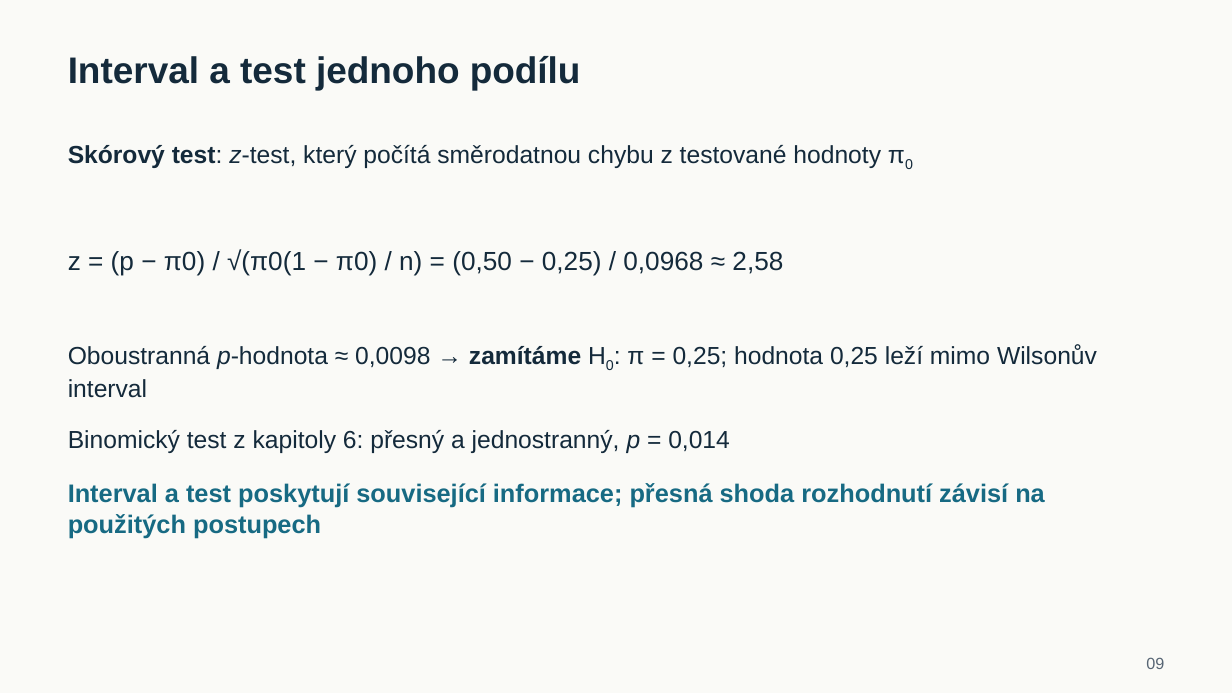
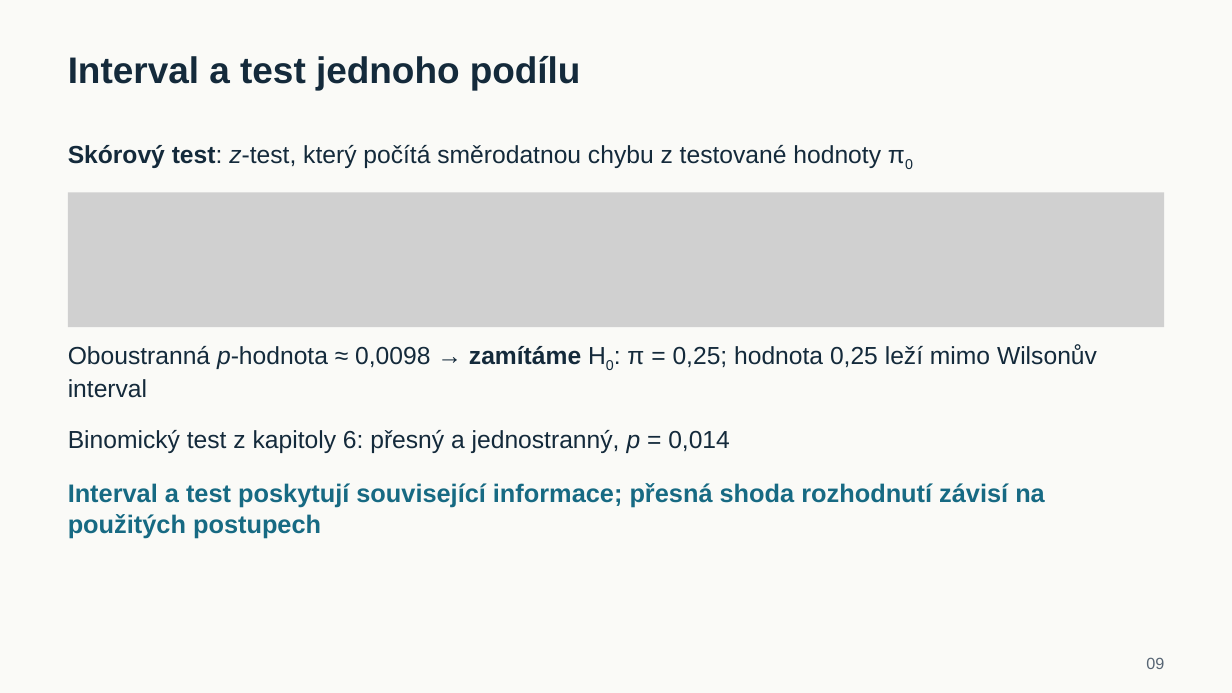
Before and after one commit to reckak/statistics-for-psychology, a slide deck: slide 9 of presentations/kapitola_09/kapitola_09_podily_a_kategorialni_data.pptx. Drawn at 1232x693 pixels with LibreOffice and Linux fonts; fonts in the diff are those of the drawing; grey boxes stand for pictures. Boxes give left, top, right and bottom in pixels: in the first picture for what was removed or moved away, otherwise in the second. Text is boxed around its words. In the diff, an @@ line names an element or a change of style, - is before the commit and + after.

```diff
--- a/presentations/kapitola_09/kapitola_09_podily_a_kategorialni_data.pptx
+++ b/presentations/kapitola_09/kapitola_09_podily_a_kategorialni_data.pptx
@@ picture added at (68, 192, 1164, 327) @@
@@ text removed at (68, 249, 783, 276) @@
-z = (p − π0) / √(π0(1 − π0) / n) = (0,50 − 0,25) / 0,0968 ≈ 2,58
```
Also in this commit, not shown: 4 other slides changed, 9 other files.
